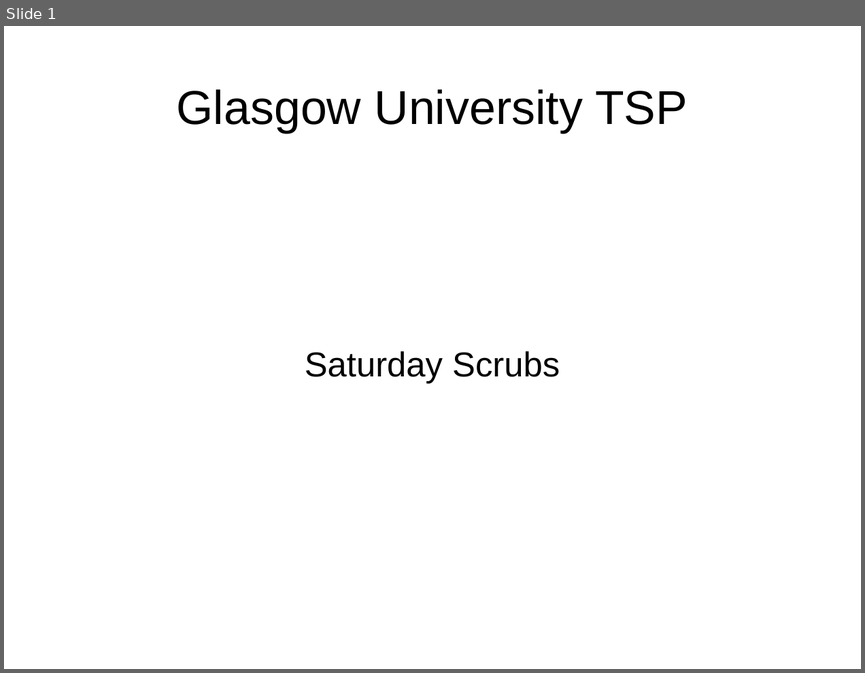
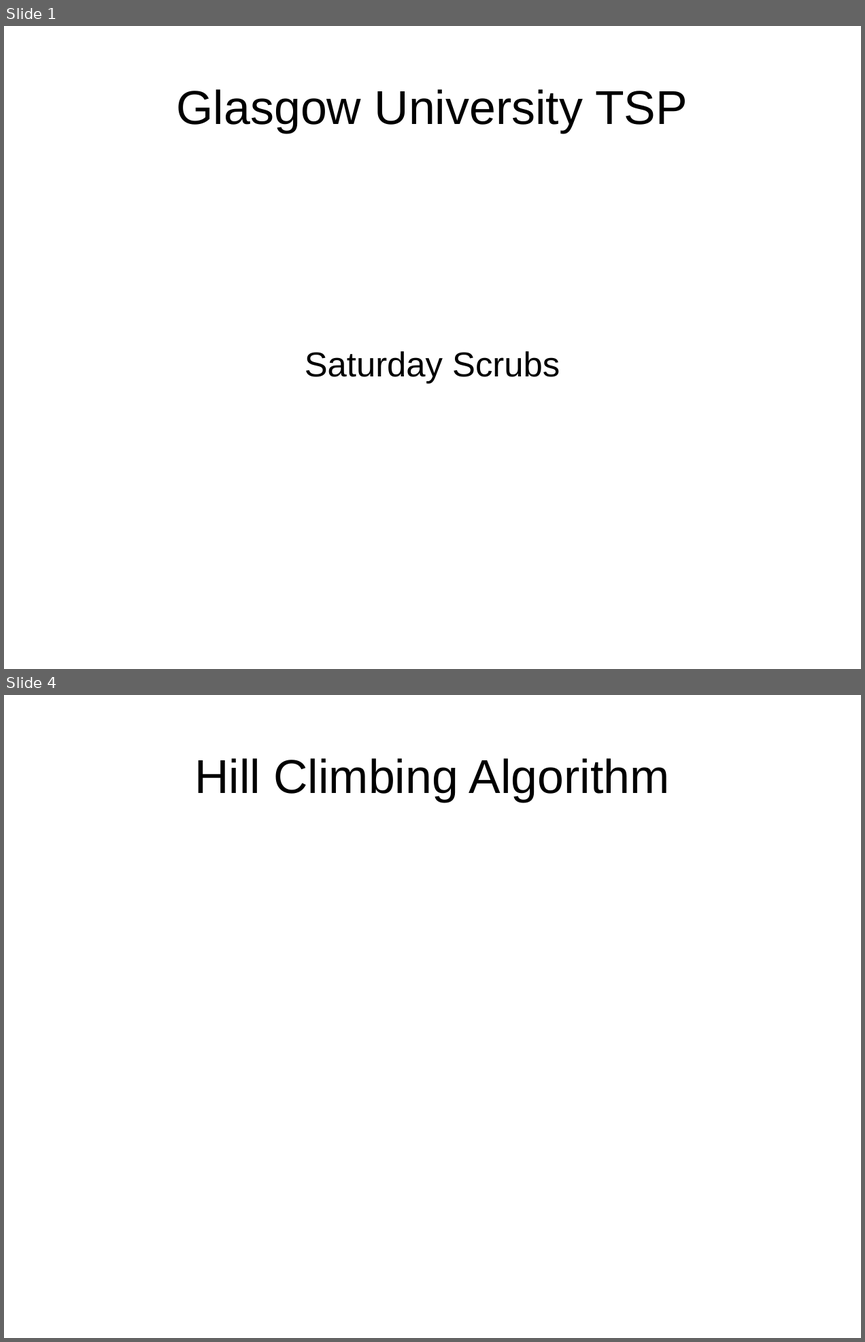
Before and after one commit to 2090140L/Glasgow-TSP-Challenge, a slide deck: presentation.odp. Shown one above the other, each under a label of ours: slide 1 before the commit, slides 1 and 4 after it; the slides between them are not shown. The pictures are 865x673 and 865x1342 pixels, drawn with LibreOffice and Linux fonts; fonts in the diff are those of the drawing. Boxes give left, top, right and bottom in pixels: in the first picture for what was removed or moved away, otherwise in the second. Text is boxed around its words. In the diff, an @@ line names an element or a change of style, - is before the commit and + after.

```diff
--- a/presentation.odp
+++ b/presentation.odp
@@ slide 4 added at <box>4,695,861,1338</box>, background #FFFFFF @@
@@ title added at <box>194,758,670,802</box>, 44 pt, text #000000 @@
+Hill Climbing Algorithm
```
Also in this commit, not shown: 2 slides changed, 3 other slides added, 5 slides removed, 2 other files.
